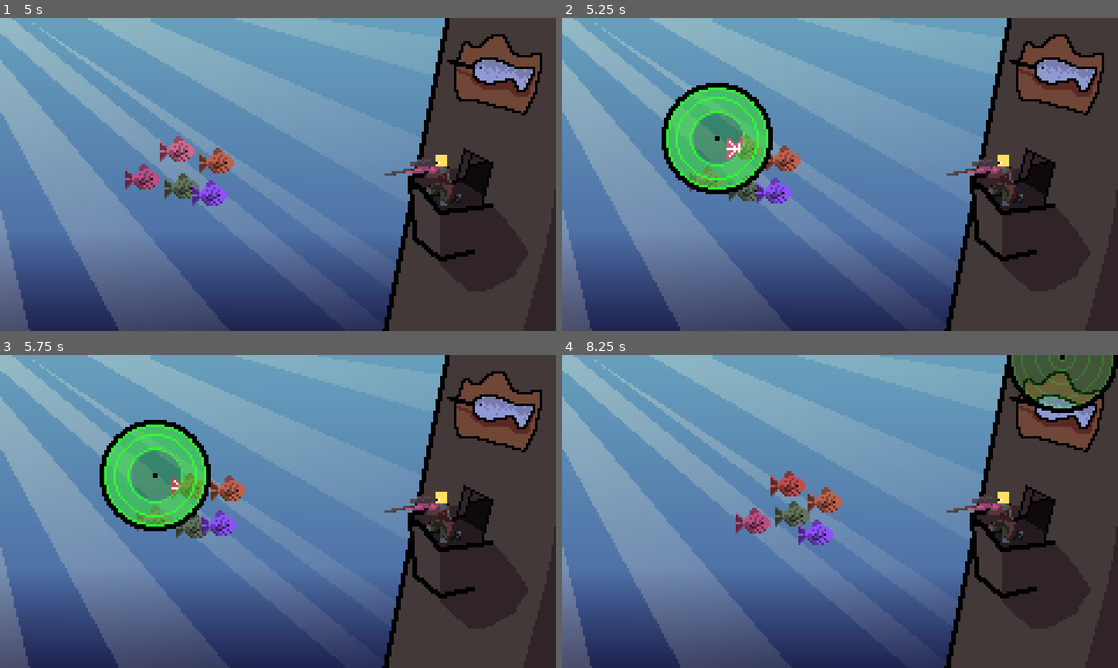
Above: before the commit, frames 1-4 (two rows, left to right).
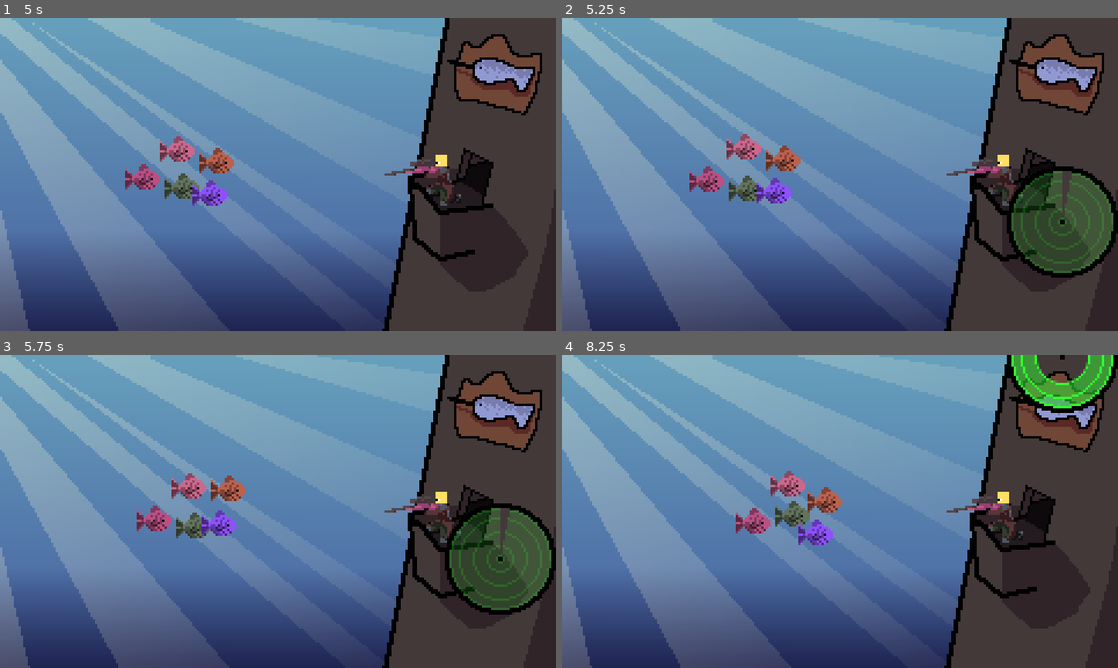
Above: after the commit, the same moments.

Repository: EpicBettaFish/Trijam-309
Game: Godot game, scene res://scenes/main.tscn
Same seed, same stepped clock (60 frames per second), same inputs: the game is played once before the commit and once after it.
Inputs (mouse positions are in pixels of both pictures, inside the frame that each line leads up to):
- Up to frame 1 (5 s): move the mouse to (400, 158) at 0.52 s; hold Right mouse button (scopeIn) 0.53-1.28 s; click (400, 158) at 0.8 s; move the mouse to (166, 190) at 1.27 s; click (166, 190) at 1.35 s; right-click (166, 190) at 1.55 s; move the mouse to (333, 105) at 2.02 s; hold Right mouse button (scopeIn) 2.03-2.78 s; click (333, 105) at 2.3 s; move the mouse to (250, 237) at 2.77 s; click (250, 237) at 2.85 s; right-click (250, 237) at 3.05 s; move the mouse to (444, 221) at 3.52 s; hold Right mouse button (scopeIn) 3.53-4.28 s; click (444, 221) at 3.8 s; move the mouse to (111, 127) at 4.27 s; click (111, 127) at 4.35 s; right-click (111, 127) at 4.55 s
- Up to frame 2 (5.25 s): move the mouse to (867, 174) at 5.02 s; hold Right mouse button (scopeIn) from 5.03 s (still down)
- Up to frame 3 (5.75 s): keep holding Right mouse button (scopeIn); click (305, 511) at 5.3 s
- Up to frame 4 (8.25 s): move the mouse to (756, 433) at 5.77 s; release Right mouse button (scopeIn) at 5.78 s; click (756, 433) at 5.85 s; right-click (756, 433) at 6.05 s; move the mouse to (962, 495) at 6.52 s; hold Right mouse button (scopeIn) 6.53-7.28 s; click (962, 495) at 6.8 s; move the mouse to (728, 527) at 7.27 s; click (728, 527) at 7.35 s; right-click (728, 527) at 7.55 s; move the mouse to (895, 442) at 8.02 s; hold Right mouse button (scopeIn) from 8.03 s (still down)

Frame 1 is identical in both runs. In frame 2, 11% of the frame differs, in the area x 17-100%, y 20-83%; in frame 3, 11%; in frame 4, 2.8%.

Commit message:
bugfixing

Diff:
--- a/new-game-project/scenes/gun.tscn
+++ b/new-game-project/scenes/gun.tscn
@@ -6,6 +6,27 @@
 [ext_resource type="Texture2D" uid="uid://bk7brjetcxruw" path="res://assets/sprites/scan_icon.png" id="4_ywf47"]
 [ext_resource type="Texture2D" uid="uid://b131ltycb83kc" path="res://assets/sprites/player.png" id="5_pustf"]
 [ext_resource type="Texture2D" uid="uid://cifopsm7xvdah" path="res://assets/sprites/scan_fill_mask.png" id="5_s4qk7"]
+[ext_resource type="AudioStream" uid="uid://ct7iwhuq2nlis" path="res://assets/audio/SniperSound.ogg" id="7_bma78"]
+
+[sub_resource type="Animation" id="Animation_2iupb"]
+resource_name = "shoot"
+tracks/0/type = "value"
+tracks/0/imported = false
+tracks/0/enabled = true
+tracks/0/path = NodePath(".:frame")
+tracks/0/interp = 1
+tracks/0/loop_wrap = true
+tracks/0/keys = {
+"times": PackedFloat32Array(0),
+"transitions": PackedFloat32Array(1),
+"update": 1,
+"values": [1]
+}
+
+[sub_resource type="AnimationLibrary" id="AnimationLibrary_4rskq"]
+_data = {
+"shoot": SubResource("Animation_2iupb")
+}
 
 [sub_resource type="CircleShape2D" id="CircleShape2D_1j88a"]
 radius = 22.0
@@ -21,6 +42,11 @@
 position = Vector2(181, 70)
 texture = ExtResource("5_pustf")
 hframes = 2
+
+[node name="AnimationPlayer" type="AnimationPlayer" parent="Player"]
+libraries = {
+"": SubResource("AnimationLibrary_4rskq")
+}
 
 [node name="SightParent" type="Node2D" parent="."]
 
@@ -76,4 +102,9 @@
 [node name="ScanCooldown" type="Timer" parent="."]
 wait_time = 3.0
 
+[node name="GunFireSound" type="AudioStreamPlayer2D" parent="."]
+position = Vector2(174, 66)
+stream = ExtResource("7_bma78")
+volume_db = -3.0
+
 [connection signal="timeout" from="ScanCooldown" to="." method="_on_scan_cooldown_timeout"]
--- a/new-game-project/scripts/gun.gd
+++ b/new-game-project/scripts/gun.gd
@@ -51,7 +51,6 @@
 func scopeIn() -> void:
 	sightMask.scale = Vector2(scanSize, scanSize)
 
-	await get_tree().create_timer(0.1).timeout
 
 	scopedIn = true
 	sightMask.visible = scopedIn
Not shown: 1 places in new-game-project/scenes/gun.tscn that only renumber resources
